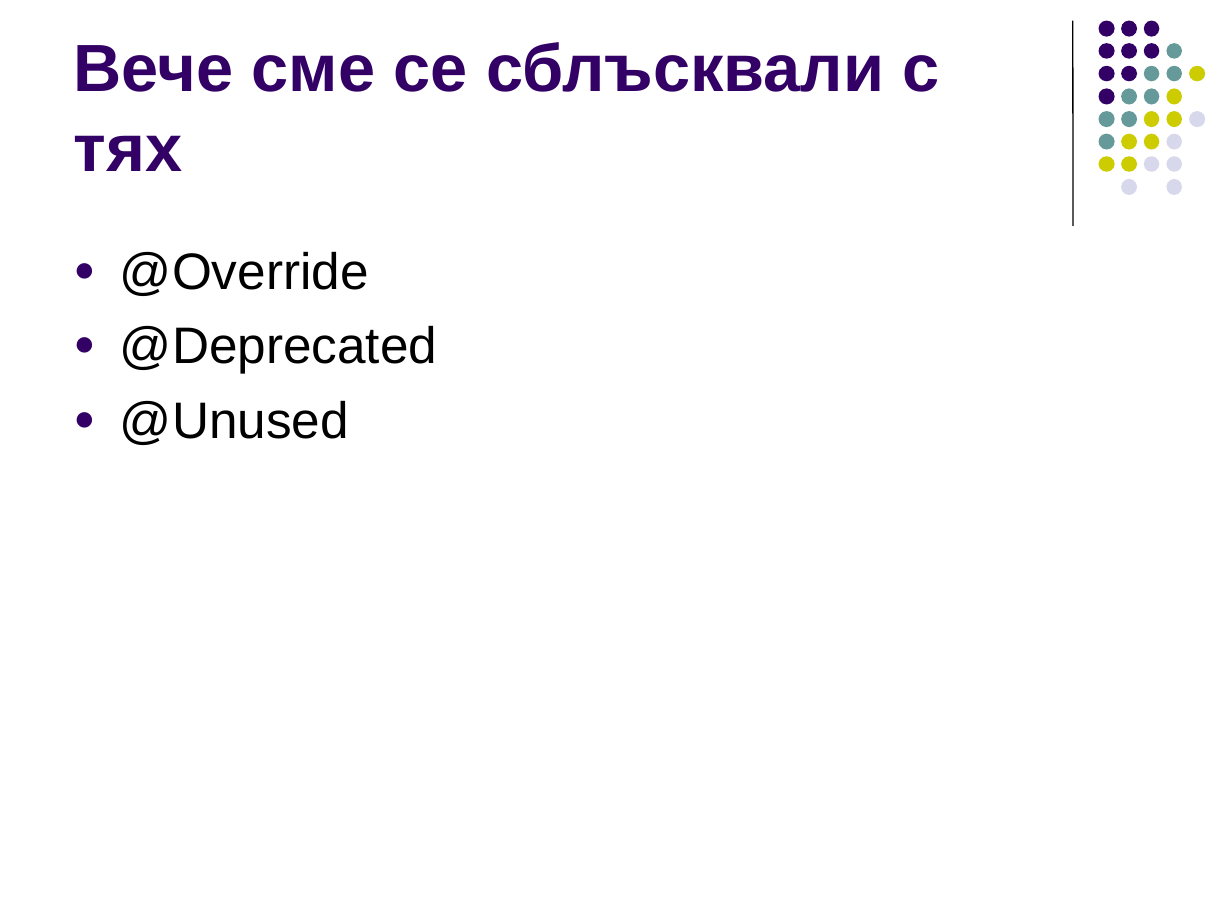
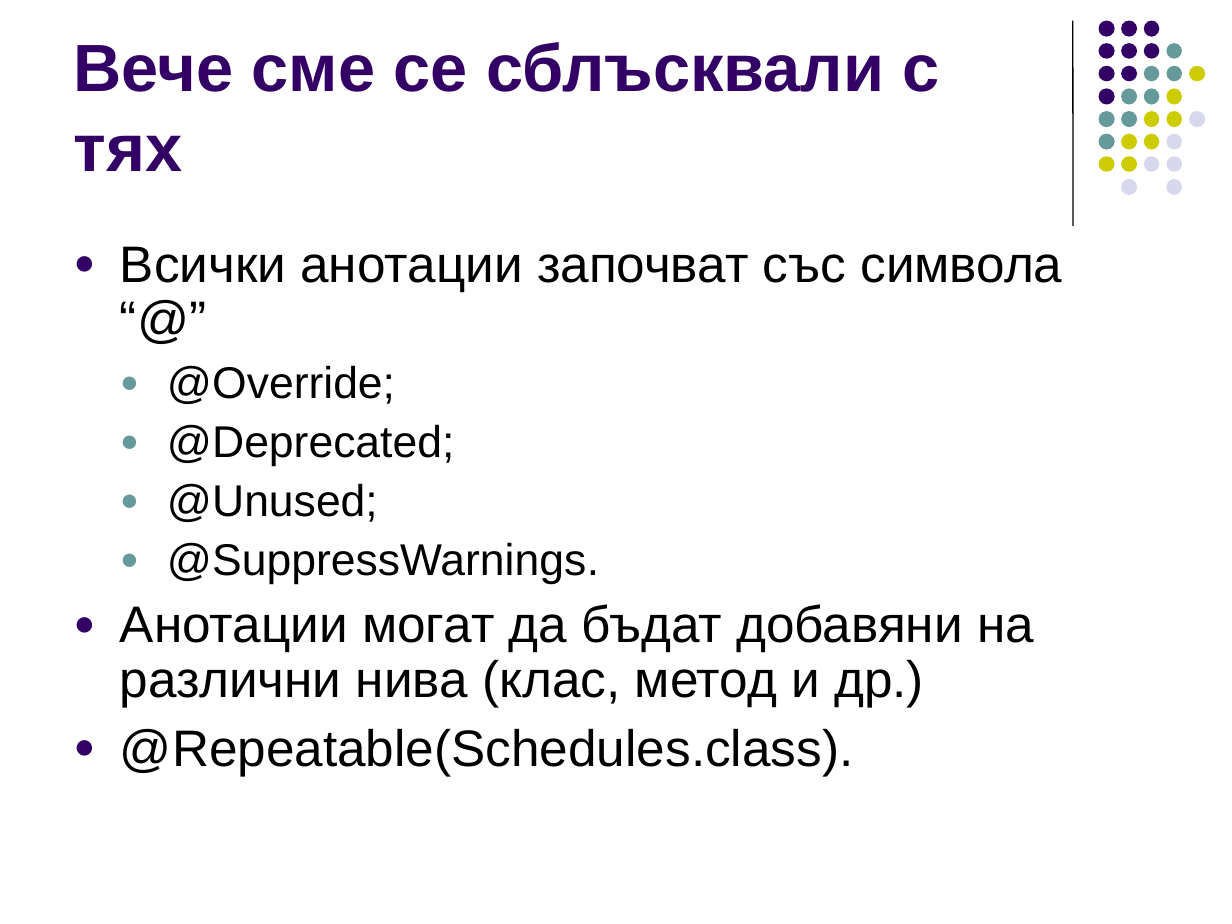
Before and after one commit to ivorusev/startup-factory-java-course, a slide deck: slide 14 of slides/10-Regexp.ppt (slide 13 before the commit). Drawn at 1232x924 pixels with LibreOffice and Linux fonts; fonts in the diff are those of the drawing. Boxes give left, top, right and bottom in pixels: in the first picture for what was removed or moved away, otherwise in the second. Text is boxed around its words. In the diff, an @@ line names an element or a change of style, - is before the commit and + after.

Commit message:
Added more slides

```diff
--- a/slides/10-Regexp.ppt
+++ b/slides/10-Regexp.ppt
@@ text at [120, 246, 1062, 776]: text changed @@
-● @Override
-● @Deprecated
-● @Unused
+● Всички анотации започват със символа “@”
+  ● @Override;
+  ● @Deprecated;
+  ● @Unused;
+  ● @SuppressWarnings.
+● Анотации могат да бъдат добавяни на различни нива (клас, метод и др.)
+● @Repeatable(Schedules.class).
```
Also in this commit, not shown: 1 other slide changed, 5 slides added, 1 slide removed.
